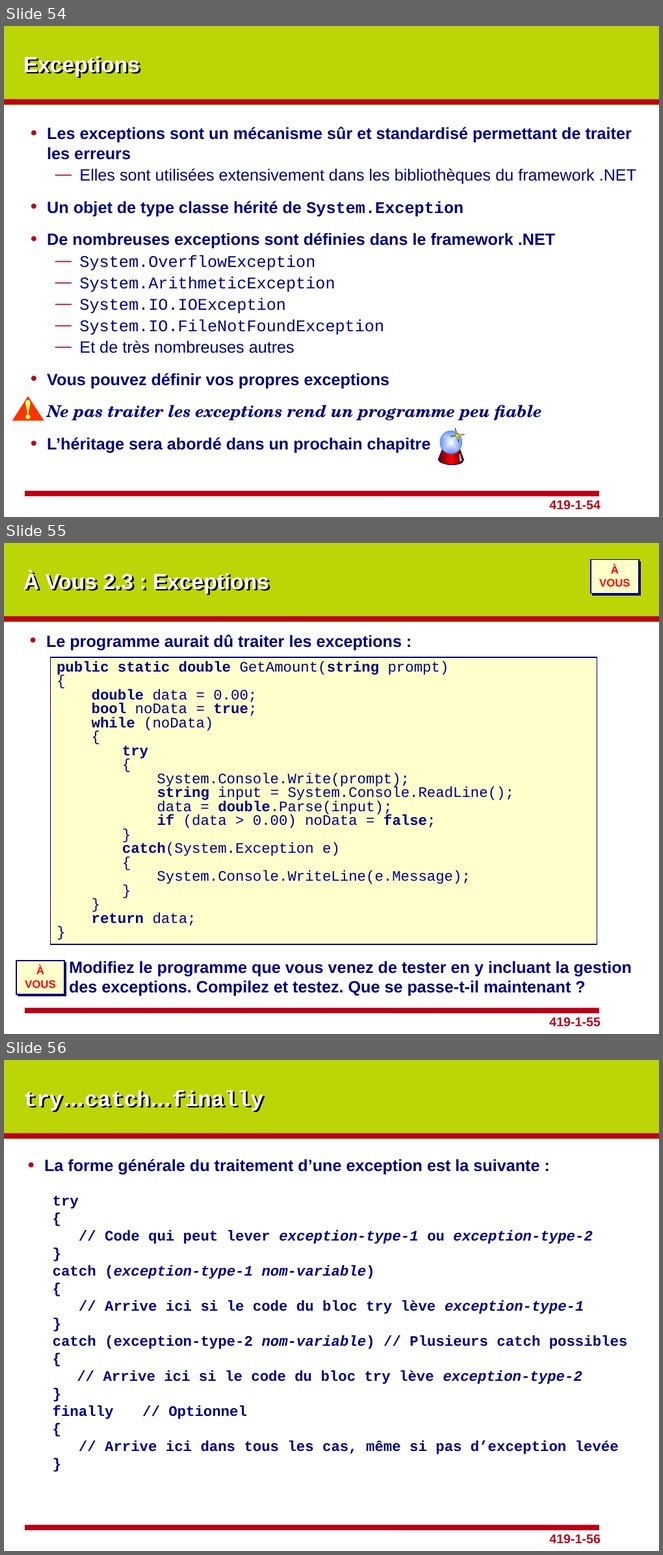
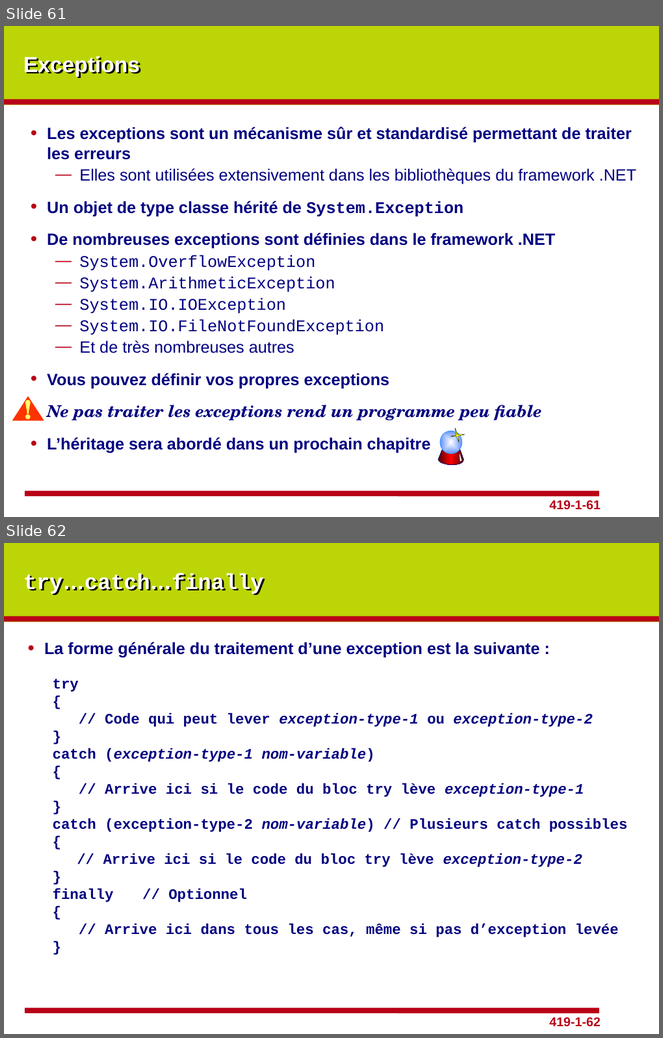
Before and after one commit to cyrilvincent/dotnetcore, a slide deck: ppt/dotNet05-IntroCS.pptx. Shown one above the other, each under a label of ours: slides 54, 55 and 56 before the commit, slides 61 and 62 after it. The pictures are 663x1555 and 663x1038 pixels, drawn with LibreOffice and Linux fonts; fonts in the diff are those of the drawing; background and template pictures are left out. Boxes give left, top, right and bottom in pixels: in the first picture for what was removed or moved away, otherwise in the second. Text is boxed around its words. In the diff, an @@ line names an element or a change of style, - is before the commit and + after.

```diff
--- a/ppt/dotNet05-IntroCS.pptx
+++ b/ppt/dotNet05-IntroCS.pptx
@@ slide 55 removed at box(4, 543, 659, 1034), background #BCD507; not listed: 4 template elements that a slide beside it also shows @@
@@ rectangle removed at box(591, 559, 639, 593) @@
-À VOUS
@@ title removed at box(24, 572, 269, 594) @@
-À Vous 2.3 : Exceptions
@@ text removed at box(46, 635, 402, 650) @@
-• Le programme aurait dû traiter les exceptions :
@@ rectangle removed at box(51, 657, 597, 945) @@
-public static double GetAmount(string prompt)
-{
-double data = 0.00;
-bool noData = true;
-while (noData)
-{
-try
-{
-System.Console.Write(prompt);
-string input = System.Console.ReadLine();
-data = double.Parse(input);
-if (data > 0.00) noData = false;
-}
-catch(System.Exception e)
-{
-System.Console.WriteLine(e.Message);
-}
-}
-return data;
-}
@@ rectangle removed at box(16, 961, 64, 995) @@
-À VOUS
@@ text removed at box(69, 961, 633, 996) @@
-• Modifiez le programme que vous venez de tester en y incluant la gestion
-  des exceptions. Compilez et testez. Que se passe-t-il maintenant ?
@@ what was slide 54 is now slide 61 @@
@@ page number at box(549, 500, 601, 510): text changed @@
-419-1-54
+419-1-61
@@ what was slide 56 is now slide 62 @@
@@ page number at box(549, 1017, 601, 1027): text changed @@
-419-1-56
+419-1-62
```
Also in this commit, not shown: 7 slides added, 2 other files.
